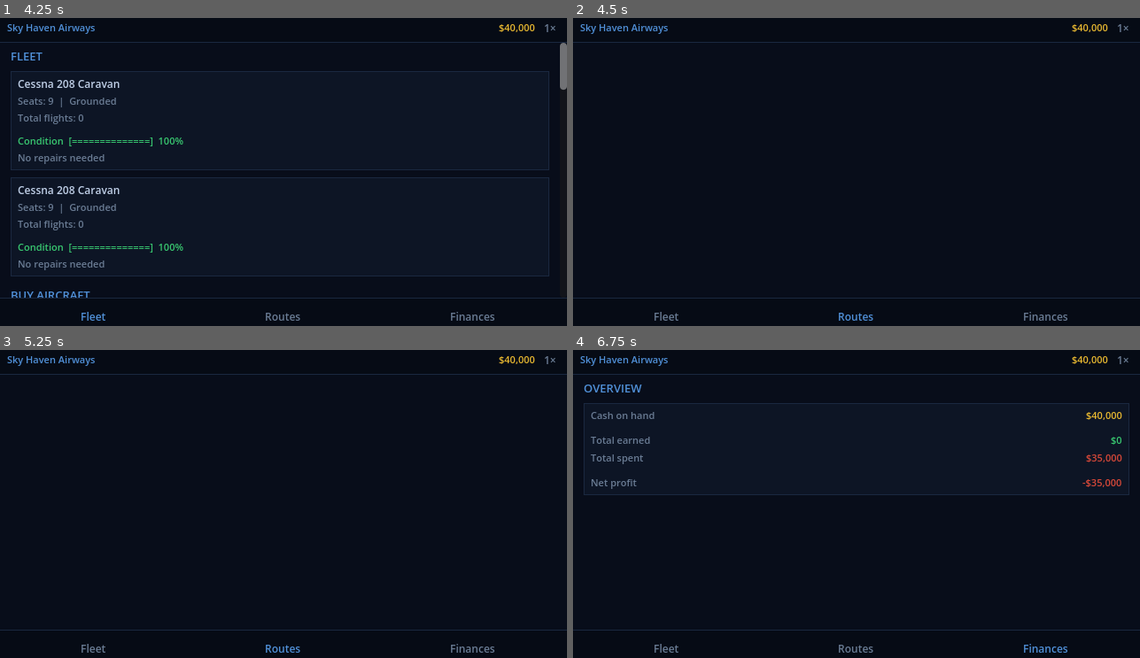
Above: before the commit, frames 1-4 (two rows, left to right).
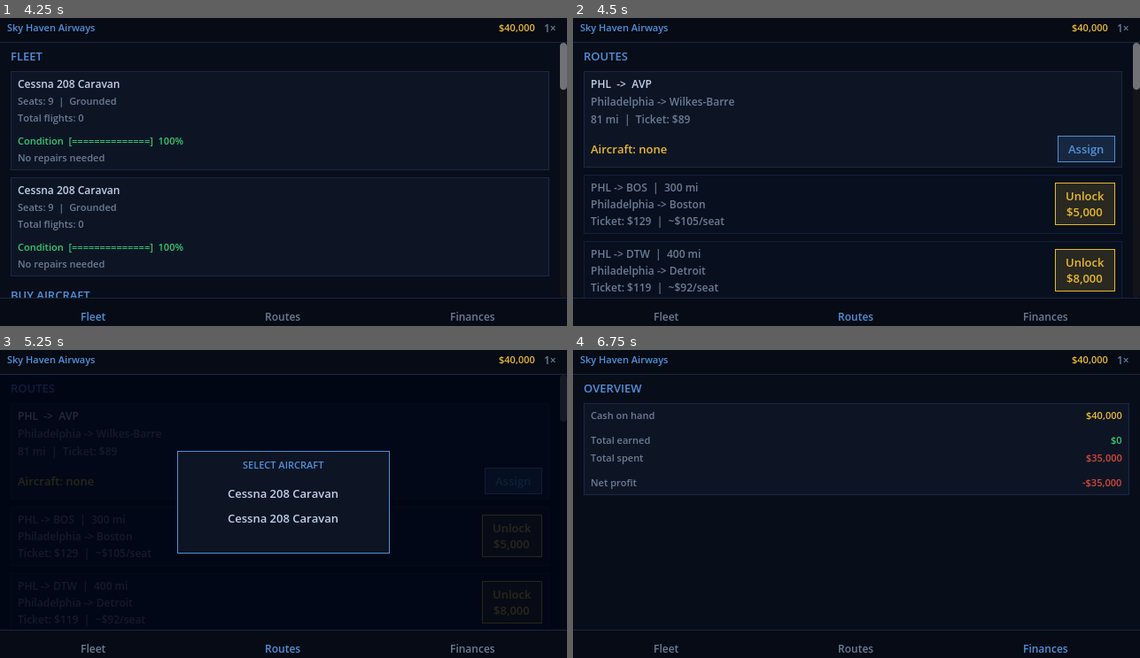
Above: after the commit, the same moments.

Repository: zaydons/idleplane
Game: Godot game, scene res://scenes/Main.tscn
Two runs of this game, one before a commit and one after it. Both use one fixed random seed, a clock stepped at 60 frames per second and the inputs below.
Inputs (mouse positions are in pixels of both pictures, inside the frame that each line leads up to):
- Up to frame 1 (4.25 s): click "1×" at 0.5 s; click "2×" at 1.25 s; click "5×" at 2 s; click "Buy" at 2.75 s; click "Fleet" at 3.5 s
- Up to frame 2 (4.5 s): click "Routes" at 4.25 s
- Up to frame 3 (5.25 s): click (515, 482) at 5 s, where only the run after the commit has a clickable "Assign"
- Up to frame 4 (6.75 s): click (1083, 534) at 5.75 s, where only the run after the commit has a clickable "Unlock $5,000"; click "Finances" at 6.5 s

Frame 1 is identical in both runs. In frame 2, 8.0% of the frame differs, in the area x 1-100%, y 8-91%; in frame 3, 1.7%; in frame 4, nothing differs.
Error before the commit: Parse Error: Cannot infer the type of "p_idx" variable because the value doesn't have a set type. (res://scripts/panels/RoutesPanel.gd:293)
Error after the commit: Invalid assignment of property or key 'horizontal_alignment' with value of type 'int' on a base object of type 'Button'. (res://scripts/panels/RoutesPanel.gd:3…

Commit message:
Fix RoutesPanel parse error: explicit int type on p_idx closure variables
https://claude.ai/code/session_01986nPrggumXDGhi1vRezn6

Diff:
--- a/scripts/panels/RoutesPanel.gd
+++ b/scripts/panels/RoutesPanel.gd
@@ -290,7 +290,7 @@
 		btn.add_theme_stylebox_override("normal",  _ghost_box())
 		btn.add_theme_stylebox_override("hover",   _ghost_box(Color(C_ACCENT.r, C_ACCENT.g, C_ACCENT.b, 0.15)))
 		btn.add_theme_stylebox_override("pressed", _ghost_box(Color(C_ACCENT.r, C_ACCENT.g, C_ACCENT.b, 0.15)))
-		var p_idx := plane_idx
+		var p_idx: int = plane_idx
 		btn.pressed.connect(func(): GameState.assign_plane_to_route(p_idx, route_idx))
 		vbox.add_child(btn)
 
@@ -310,7 +310,7 @@
 		btn.add_theme_stylebox_override("normal",  _ghost_box())
 		btn.add_theme_stylebox_override("hover",   _ghost_box(Color(C_ACCENT.r, C_ACCENT.g, C_ACCENT.b, 0.15)))
 		btn.add_theme_stylebox_override("pressed", _ghost_box(Color(C_ACCENT.r, C_ACCENT.g, C_ACCENT.b, 0.15)))
-		var p_idx := plane_idx
+		var p_idx: int = plane_idx
 		btn.pressed.connect(func(): GameState.assign_plane_to_route(p_idx, route_idx))
 		vbox.add_child(btn)
 
